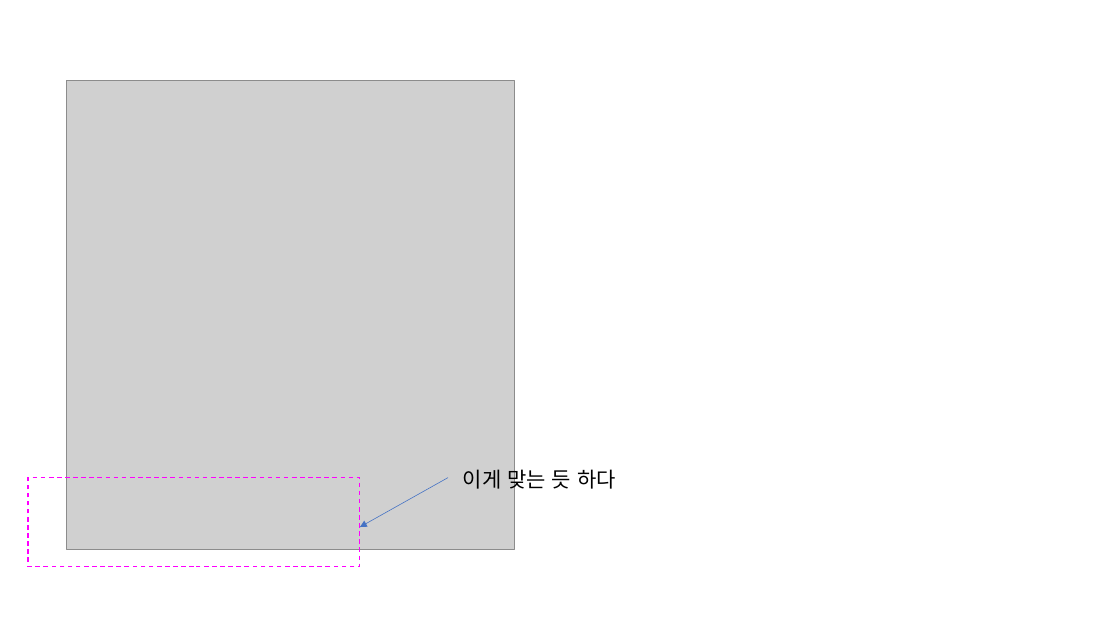
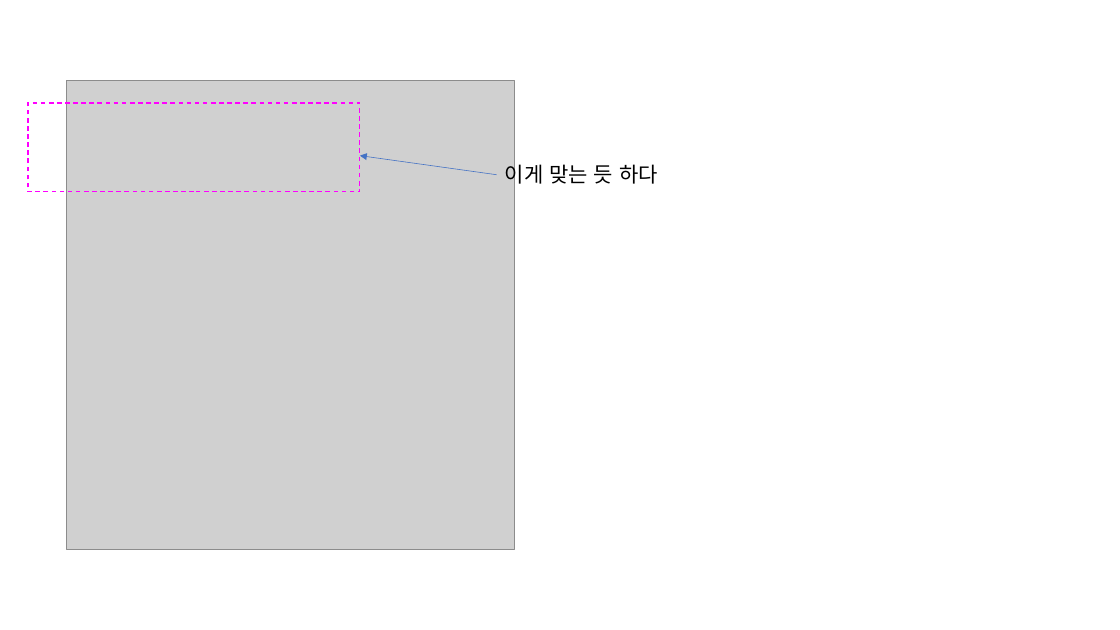
Before and after one commit to hnanmal/mQ, a slide deck: slide 16 of H_FamilyList_FP/화면정의서.pptx (slide 13 before the commit). Drawn at 1120x630 pixels with LibreOffice and Linux fonts; fonts in the diff are those of the drawing; grey boxes stand for pictures. Boxes give left, top, right and bottom in pixels: in the first picture for what was removed or moved away, otherwise in the second. Text is boxed around its words. In the diff, an @@ line names an element or a change of style, - is before the commit and + after.

```diff
--- a/H_FamilyList_FP/화면정의서.pptx
+++ b/H_FamilyList_FP/화면정의서.pptx
@@ rectangle: place and size @@
-rectangle at box(28, 478, 360, 567)
+rectangle at box(28, 103, 360, 192)
@@ arrow moved from (448, 478) - (360, 527) to (497, 175) - (360, 155) @@
@@ text "이게 맞는 듯 하다": place and size @@
-text "이게 맞는 듯 하다" at box(463, 466, 616, 492)
+text "이게 맞는 듯 하다" at box(505, 161, 658, 187)
```
Also in this commit, not shown: 1 slide added, 19 other files.
